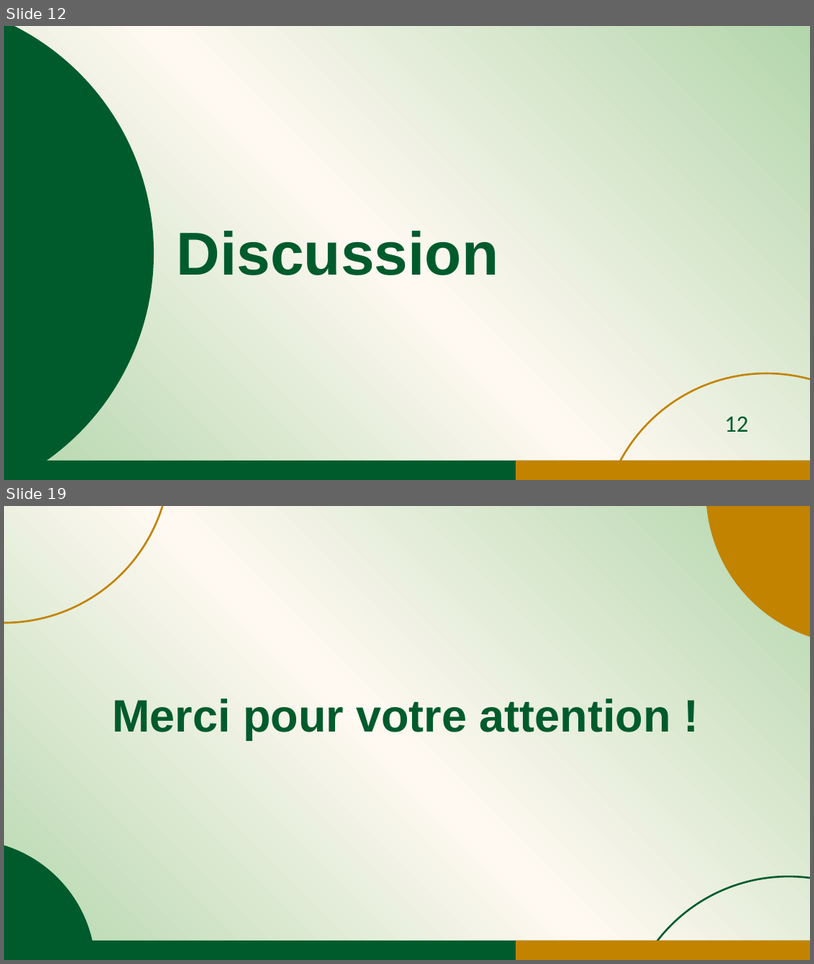
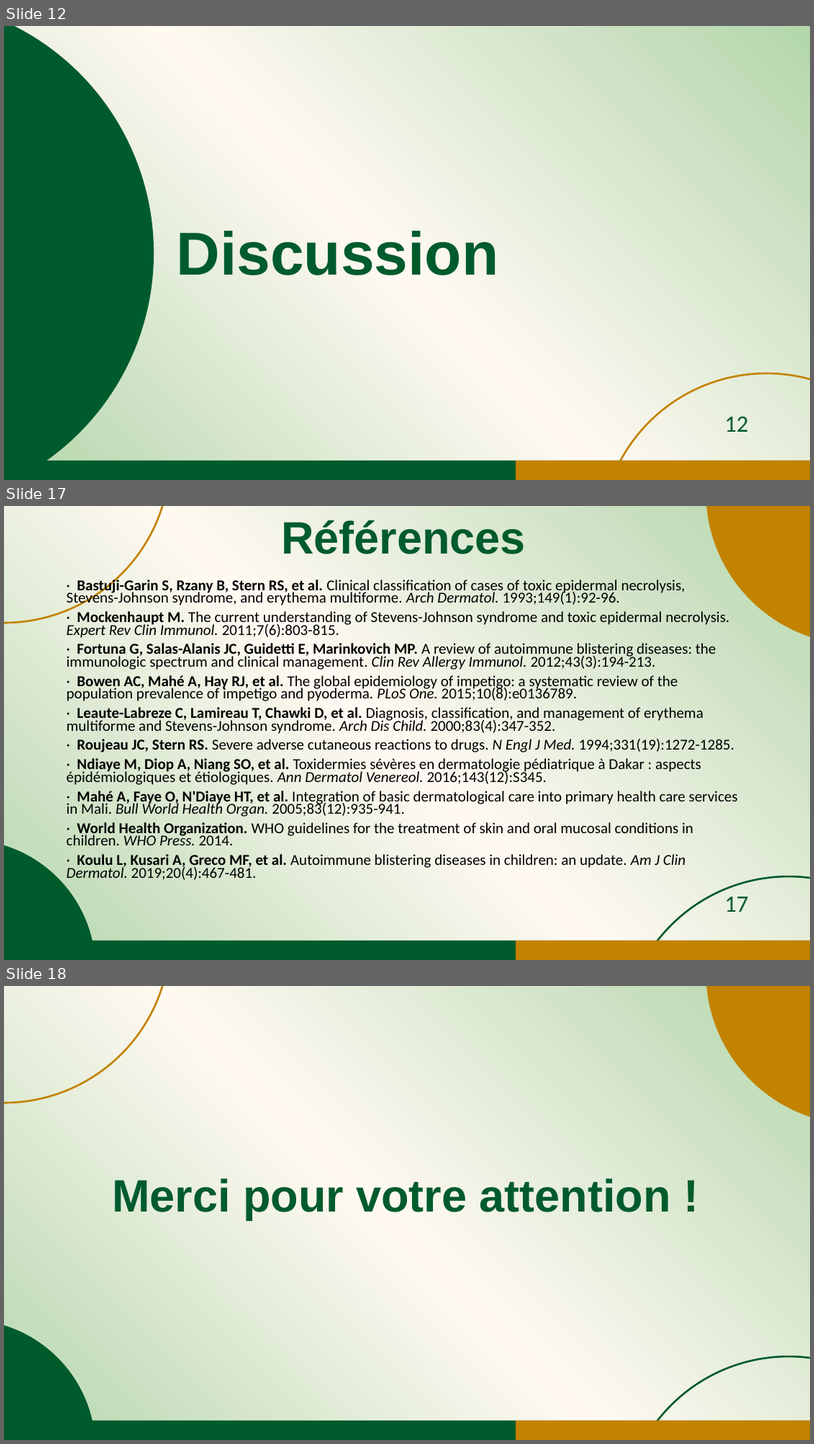
Before and after one commit to jicorporate/GFMP, a slide deck: Communication Orale_JDA1_sujets_enfant_30mai.pptx. Shown one above the other, each under a label of ours: slides 12 and 19 before the commit, slides 12, 17 and 18 after it; the slides between them are not shown. The pictures are 814x964 and 814x1444 pixels, drawn with LibreOffice and Linux fonts; fonts in the diff are those of the drawing. Boxes give left, top, right and bottom in pixels: in the first picture for what was removed or moved away, otherwise in the second. Text is boxed around its words. In the diff, an @@ line names an element or a change of style, - is before the commit and + after.

```diff
--- a/Communication Orale_JDA1_sujets_enfant_30mai.pptx
+++ b/Communication Orale_JDA1_sujets_enfant_30mai.pptx
@@ slide 17 added at <box>4,506,810,960</box>, background gradient #B3D6AC to #FFF9F2 @@
@@ ellipse added at <box>4,506,170,623</box>, outline #C28300 2.25 pt @@
@@ text added at <box>281,520,526,554</box>, 54 pt, text #005B2C, bold @@
+Références
@@ ellipse added at <box>706,506,810,644</box>, fill #C28300 @@
@@ text added at <box>67,577,738,880</box>, 18 pt, text #000000 @@
+· Bastuji-Garin S, Rzany B, Stern RS, et al. Clinical classification of cases of toxic epidermal necrolysis, Stevens-Johnson syndrome, and erythema multiforme. Arch Dermatol. 1993;149(1):92-96.
+· Mockenhaupt M. The current understanding of Stevens-Johnson syndrome and toxic epidermal necrolysis. Expert Rev Clin Immunol. 2011;7(6):803-815.
+· Fortuna G, Salas-Alanis JC, Guidetti E, Marinkovich MP. A review of autoimmune blistering diseases: the immunologic spectrum and clinical management. Clin Rev Allergy Immunol. 2012;43(3):194-213.
+· Bowen AC, Mahé A, Hay RJ, et al. The global epidemiology of impetigo: a systematic review of the population prevalence of impetigo and pyoderma. PLoS One. 2015;10(8):e0136789.
+· Leaute-Labreze C, Lamireau T, Chawki D, et al. Diagnosis, classification, and management of erythema multiforme and Stevens-Johnson syndrome. Arch Dis Child. 2000;83(4):347-352.
+· Roujeau JC, Stern RS. Severe adverse cutaneous reactions to drugs. N Engl J Med. 1994;331(19):1272-1285.
+· Ndiaye M, Diop A, Niang SO, et al. Toxidermies sévères en dermatologie pédiatrique à Dakar : aspects épidémiologiques et étiologiques. Ann Dermatol Venereol. 2016;143(12):S345.
+· Mahé A, Faye O, N'Diaye HT, et al. Integration of basic dermatological care into primary health care services in Mali. Bull World Health Organ. 2005;83(12):935-941.
+· World Health Organization. WHO guidelines for the treatment of skin and oral mucosal conditions in children. WHO Press. 2014.
+· Koulu L, Kusari A, Greco MF, et al. Autoimmune blistering diseases in children: an update. Am J Clin Dermatol. 2019;20(4):467-481.
@@ ellipse added at <box>4,839,95,960</box>, fill #005B2C @@
@@ ellipse added at <box>623,876,810,960</box>, outline #005B2C 2.25 pt @@
@@ page number added at <box>725,896,748,911</box>, 28 pt, text #005B2C @@
+17
@@ rectangle added at <box>4,940,810,960</box>, fill #005B2C @@
@@ rectangle added at <box>517,940,810,960</box>, fill #C28300 @@
@@ what was slide 19 is now slide 18 @@
```
Also in this commit, not shown: 6 slides changed, 4 other slides added, 6 slides removed, 1 other file.
